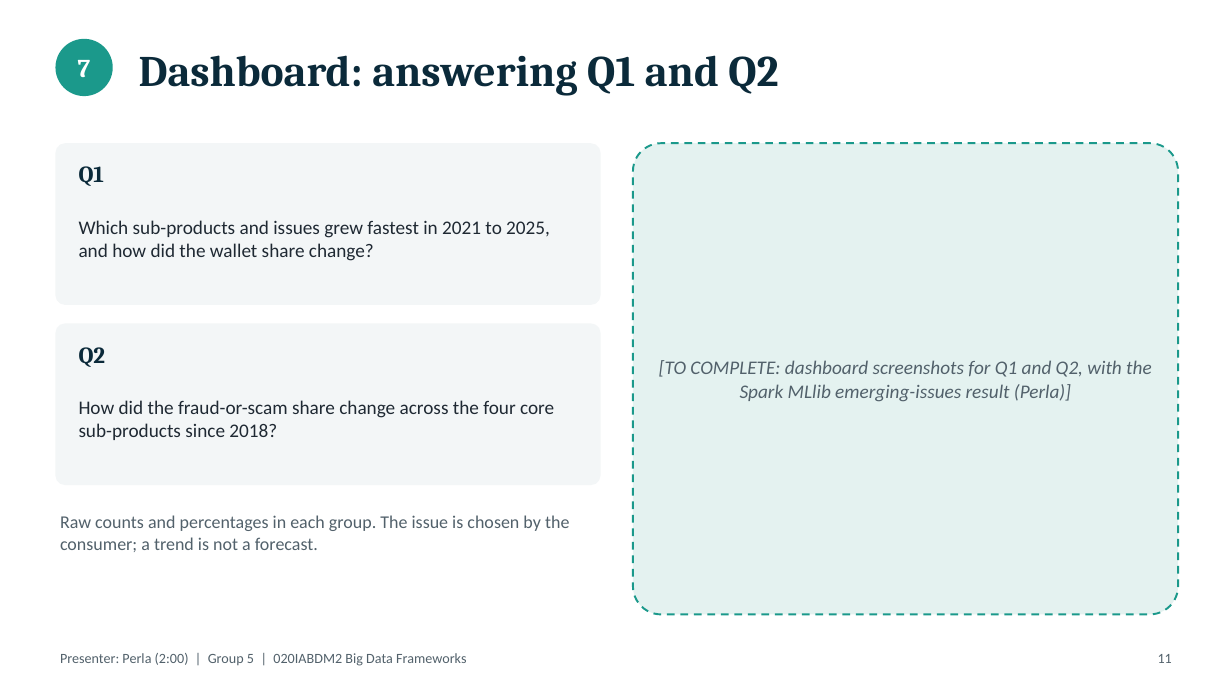
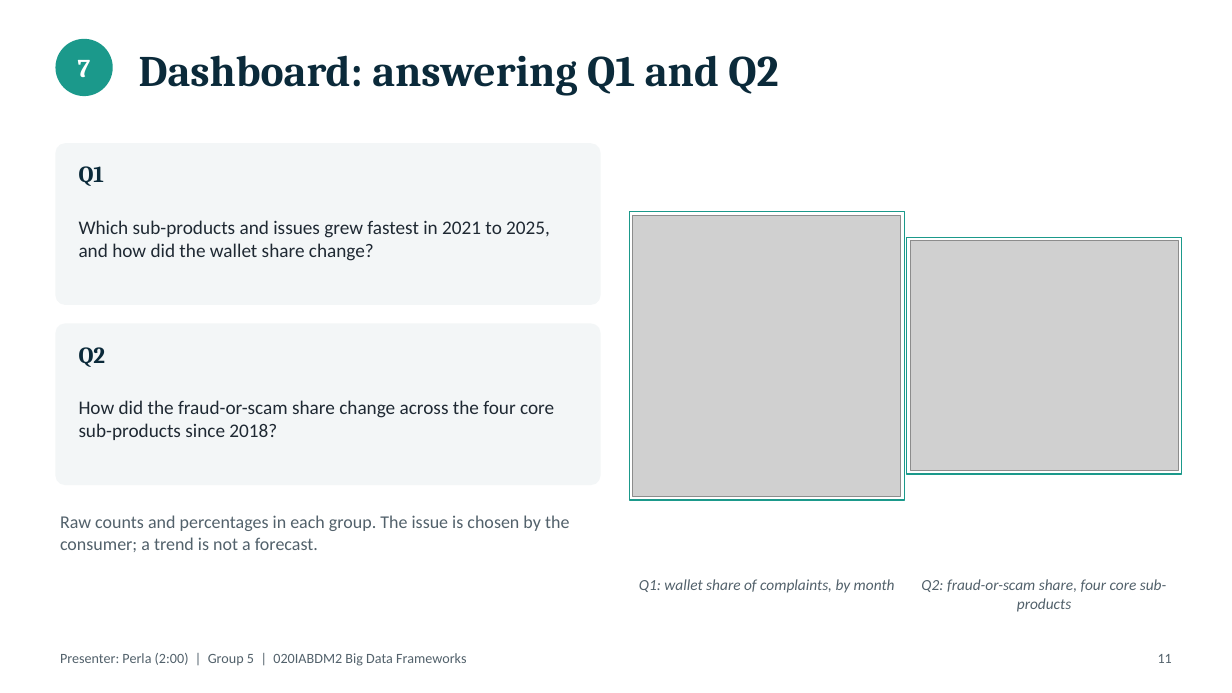
Before and after one commit to Joseph-Nasr-USJ/cfpb-money-transfers-platform, a slide deck: slide 11 of docs/presentation/slides_draft.pptx. Drawn at 1232x693 pixels with LibreOffice and Linux fonts; fonts in the diff are those of the drawing; grey boxes stand for pictures. Boxes give left, top, right and bottom in pixels: in the first picture for what was removed or moved away, otherwise in the second. Text is boxed around its words. In the diff, an @@ line names an element or a change of style, - is before the commit and + after.

Commit message:
Add the dashboard screenshots for Q1 and Q2 to slide 11 and shorten the reflection section

```diff
--- a/docs/presentation/slides_draft.pptx
+++ b/docs/presentation/slides_draft.pptx
@@ rounded rectangle removed at box(633, 143, 1178, 615) @@
@@ rectangle added at box(629, 212, 905, 500), fill #FFFFFF, outline #1B998B 1 pt @@
@@ picture added at box(633, 215, 901, 496) @@
@@ rectangle added at box(907, 238, 1182, 474), fill #FFFFFF, outline #1B998B 1 pt @@
@@ picture added at box(910, 241, 1178, 470) @@
@@ text removed at box(659, 360, 1151, 401) @@
-[TO COMPLETE: dashboard screenshots for Q1 and Q2, with the Spark MLlib emerging-issues result (Perla)]
@@ text added at box(639, 579, 895, 593), 12 pt, text #52616B, italic @@
+Q1: wallet share of complaints, by month
@@ text added at box(921, 579, 1166, 612), 12 pt, text #52616B, italic @@
+Q2: fraud-or-scam share, four core sub-products
```
Also in this commit, not shown: 5 other files.
